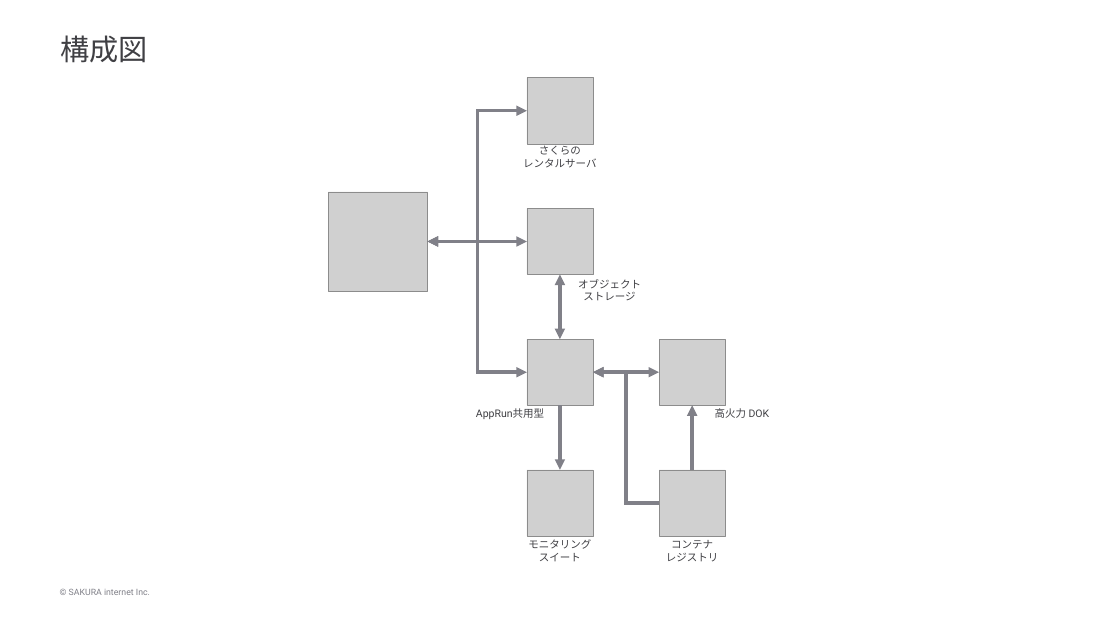
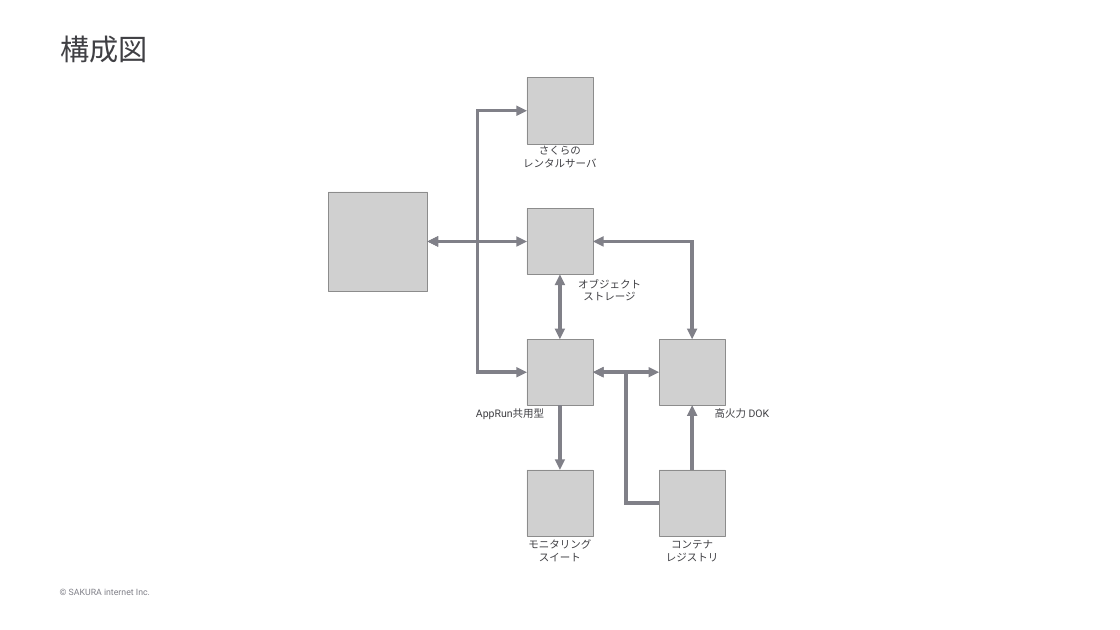
Before and after one commit to creatio313/sakura_img_lib_web, a slide deck: slide 2 of 構成図.pptx. Drawn at 1120x630 pixels with LibreOffice and Linux fonts; fonts in the diff are those of the drawing; grey boxes stand for pictures. Boxes give left, top, right and bottom in pixels: in the first picture for what was removed or moved away, otherwise in the second. Text is boxed around its words. In the diff, an @@ line names an element or a change of style, - is before the commit and + after.

```diff
--- a/構成図.pptx
+++ b/構成図.pptx
@@ elbow double arrow added from (692, 339) to (593, 242), #808088 6 pt @@
```
Also in this commit, not shown: 2 other files.
